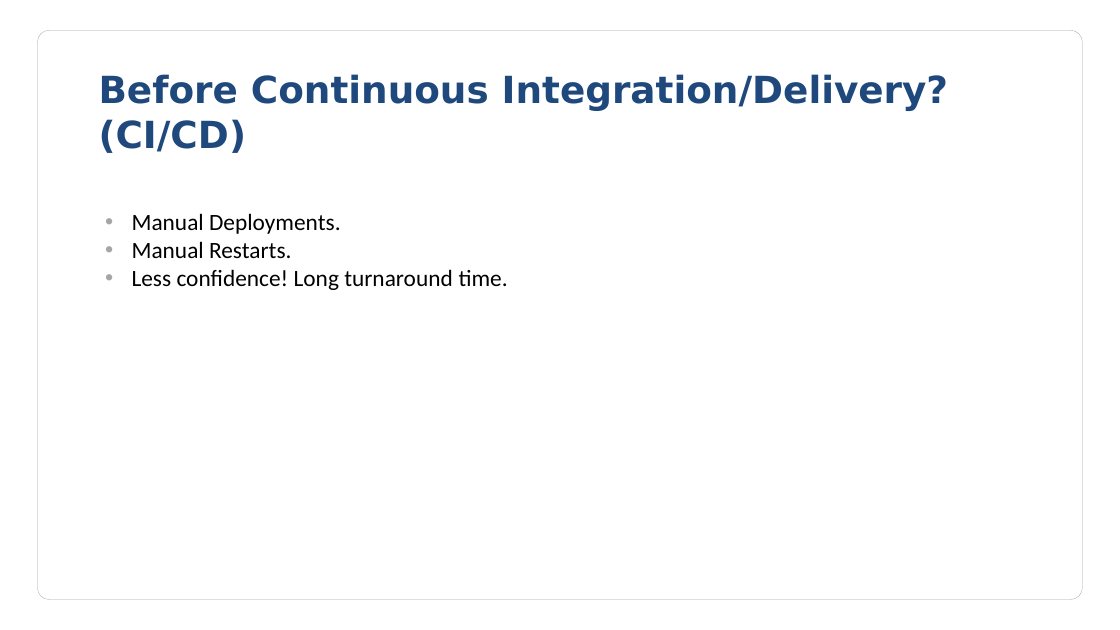
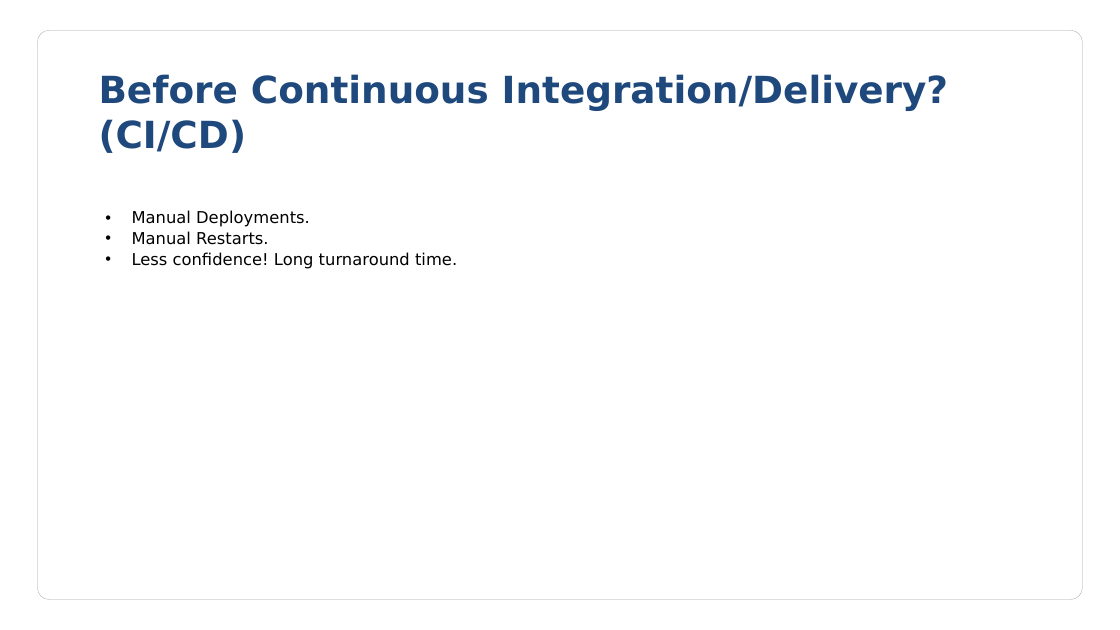
Before and after one commit to MahadevRane/Documents, a slide deck: slide 4 of CI-CD for Care Rating Projects.pptx. Drawn at 1120x630 pixels with LibreOffice and Linux fonts; fonts in the diff are those of the drawing; background and template pictures are left out. Boxes give left, top, right and bottom in pixels: in the first picture for what was removed or moved away, otherwise in the second. Text is boxed around its words. In the diff, an @@ line names an element or a change of style, - is before the commit and + after.

```diff
--- a/CI-CD for Care Rating Projects.pptx
+++ b/CI-CD for Care Rating Projects.pptx
@@ text "Manual Deployments." at (132, 210, 457, 269): size 20 to 14 pt, font Calibri to DejaVu Sans; more space between paragraphs @@
```
Also in this commit, not shown: 1 other slide changed, 9 other files.
